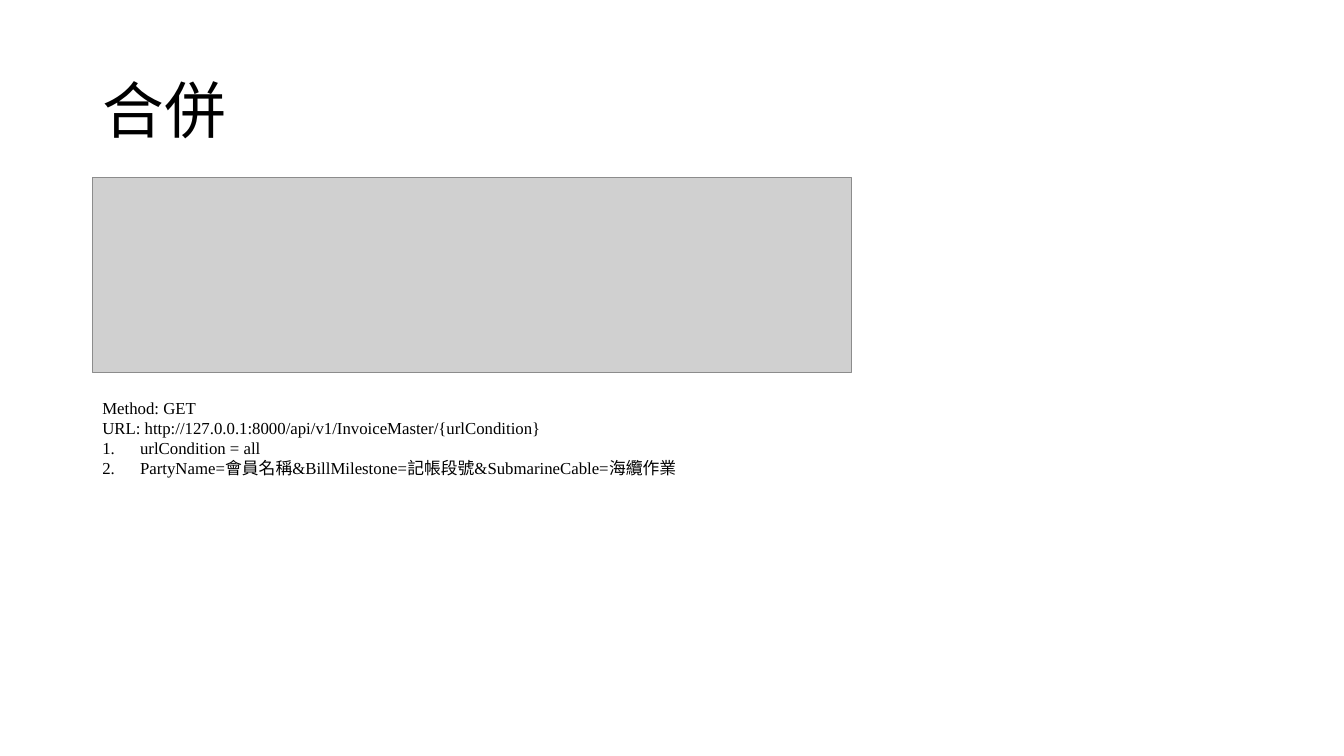
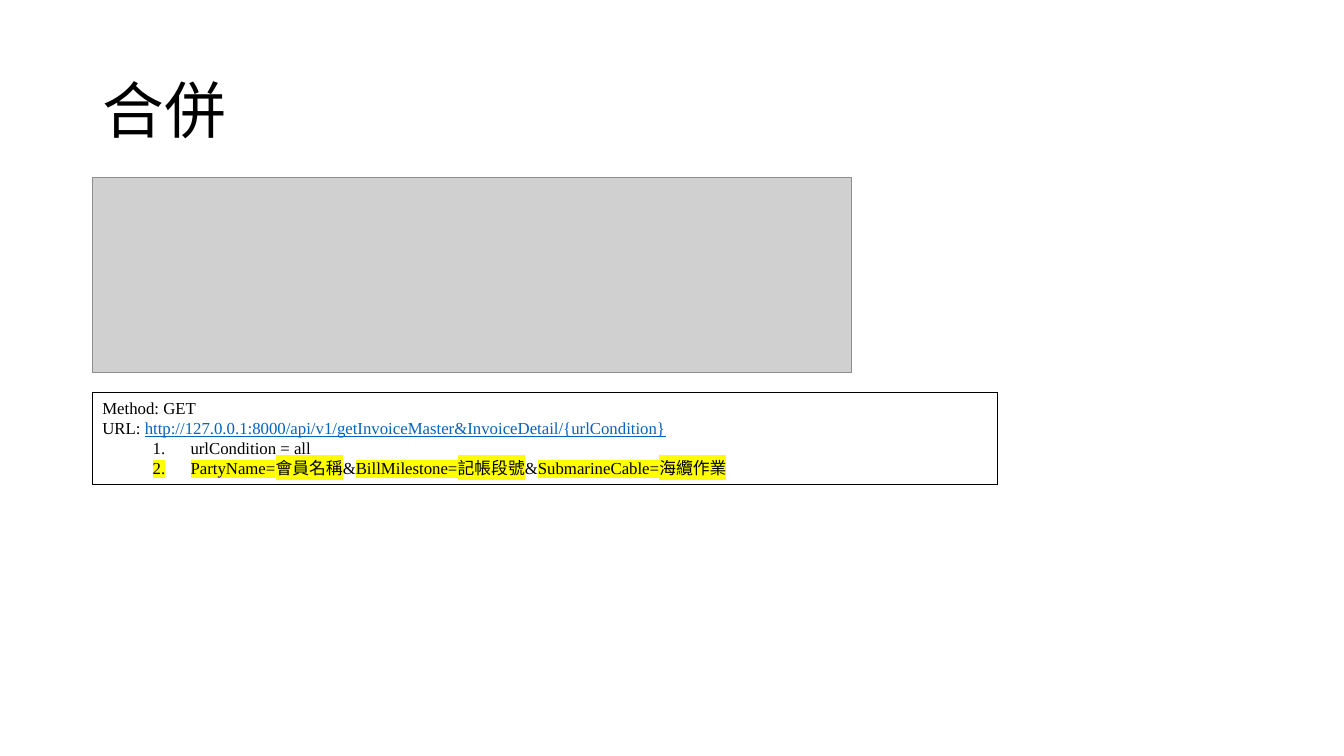
Before and after one commit to appletime81/cbp-sys-api, a slide deck: slide 2 of CBP專案/API Document/產製帳單&帳單明細檔API.pptx. Drawn at 1344x756 pixels with LibreOffice and Linux fonts; fonts in the diff are those of the drawing; grey boxes stand for pictures. Boxes give left, top, right and bottom in pixels: in the first picture for what was removed or moved away, otherwise in the second. Text is boxed around its words. In the diff, an @@ line names an element or a change of style, - is before the commit and + after.

```diff
--- a/CBP專案/API Document/產製帳單&帳單明細檔API.pptx
+++ b/CBP專案/API Document/產製帳單&帳單明細檔API.pptx
@@ rectangle "Method: GET": place and size @@
-rectangle "Method: GET" at [102, 402, 676, 478]
+rectangle "Method: GET" at [93, 392, 998, 484]
@@ rectangle "Method: GET" at [93, 392, 998, 484]: outline none to #000000 0.75 pt @@
@@ text in rectangle at [102, 422, 665, 438]: text changed; text colour #000000 to #0563C1 @@
-URL: http://127.0.0.1:8000/api/v1/InvoiceMaster/{urlCondition}
+URL: http://127.0.0.1:8000/api/v1/getInvoiceMaster&InvoiceDetail/{urlCondition}
@@ text in rectangle at [191, 441, 727, 479]: highlight none to #FFFF00 in "PartyName=會員名稱&BillMilestone=記帳段號&SubmarineCable=海纜作業"; list level 1 to 2 in "urlCondition = all"; list level 1 to 2 in "PartyName=會員名稱&BillMilestone=記帳段號&SubmarineCable=海纜作業" @@
```
Also in this commit, not shown: 4 other files.
